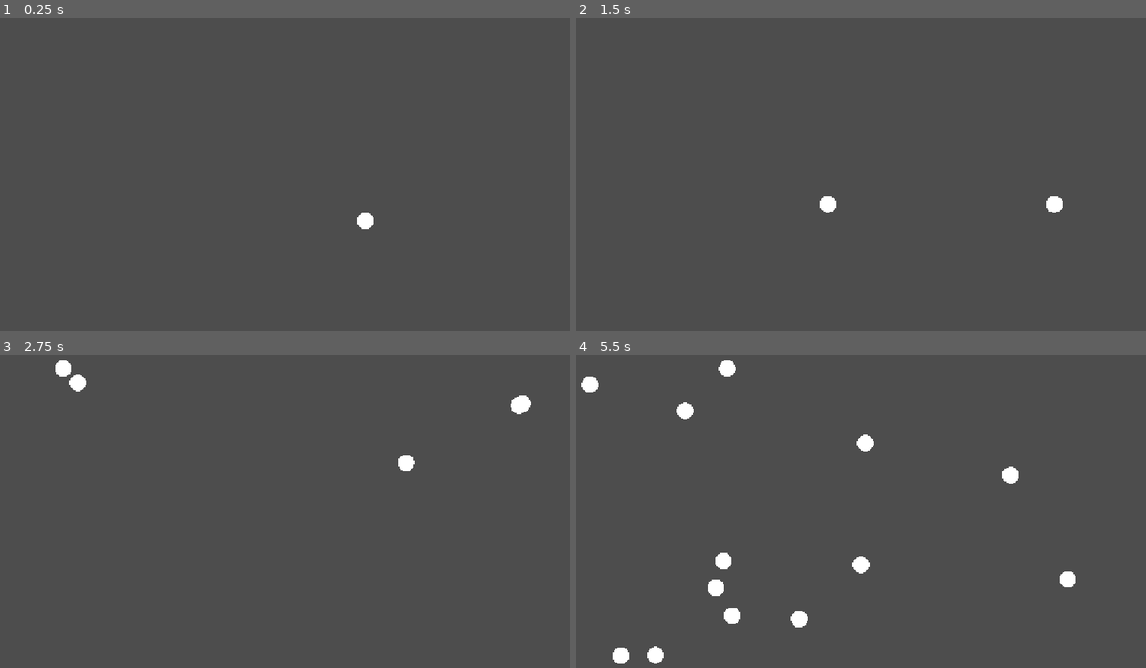
Above: before the commit, frames 1-4 (two rows, left to right).
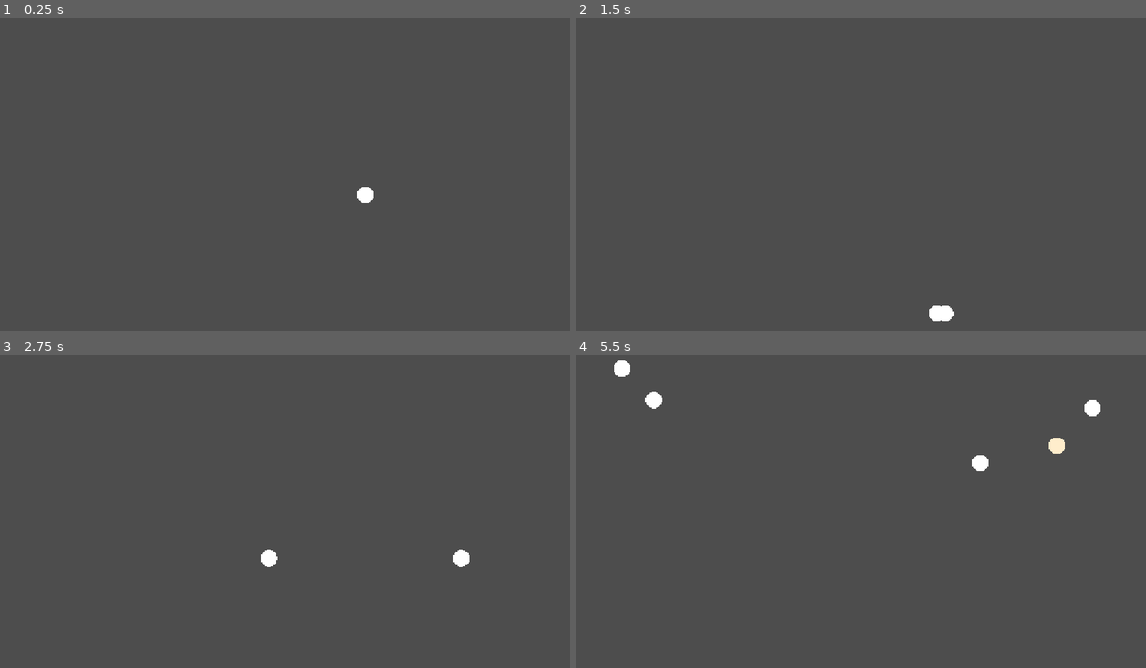
Above: after the commit, the same moments.

Repository: ThisIsSomeone/MusicBox
Game: Godot game, scene res://Scenes/TestZone.tscn
The game is run twice, just before and just after one commit, with the same random seed, the same clock (stepped at 60 frames per second) and the same inputs.
Inputs:
- Up to frame 1 (0.25 s): no input
- Up to frame 2 (1.5 s): no input
- Up to frame 3 (2.75 s): no input
- Up to frame 4 (5.5 s): no input

The runs differ from the first frame. In frame 1, 0.2% of the frame differs, in the area x 62-66%, y 54-68%; in frame 2, 0.4%; in frame 3, 0.8%; in frame 4, 2.2%, in the area x 0-92%, y 1-99%.

Commit message:
this works

Diff:
--- a/Objects/BallBouncesSplitsBetter/BetterBouncing.tscn
+++ b/Objects/BallBouncesSplitsBetterAndPops/BetterBouncing.tscn
@@ -1,6 +1,6 @@
 [gd_scene format=3 uid="uid://cl5h7bl26mh1j"]
 
-[ext_resource type="Script" uid="uid://cak62m1l7klsr" path="res://Objects/BallBouncesSplitsBetter/better_bouncing.gd" id="1_uswgo"]
+[ext_resource type="Script" uid="uid://cak62m1l7klsr" path="res://Objects/BallBouncesSplitsBetterAndPops/better_bouncing.gd" id="1_uswgo"]
 [ext_resource type="Texture2D" uid="uid://5rvlsvxyfiyk" path="res://Assets/Art/Bouncy Ball.png" id="2_65x5v"]
 
 [sub_resource type="CircleShape2D" id="CircleShape2D_ovyhj"]
--- a/Objects/BallBouncesSplitsBetter/better_bouncing.gd
+++ b/Objects/BallBouncesSplitsBetterAndPops/better_bouncing.gd
@@ -3,6 +3,14 @@
 
 @export_category("Ball")
 @export var ball_diameter: float = 20.0
+
+@export_category("Lifetime")
+@export var starting_health: int = 10
+@export var proper_hit_speed: float = 50.0
+
+@export var healthy_color: Color = Color.WHITE
+@export var damaged_color: Color = Color.ORANGE
+@export var critical_color: Color = Color.RED
 
 @export_category("Movement")
 @export var speed: float = 400.0
@@ -22,13 +30,16 @@
 
 
 var split_cooldown: float = 0.0
-
+var health: int
 
 func _ready() -> void:
 	add_to_group("balls")
 
 	if Engine.is_editor_hint():
 		return
+
+	health = starting_health
+	_update_health_color()
 
 	if velocity == Vector2.ZERO:
 		if launch_target != Vector2.ZERO:
@@ -71,7 +82,7 @@
 		_split_ball(collision)
 	else:
 		_bounce_off_wall(collision)
-
+		_consume_bounce()
 
 func _bounce_off_wall(collision: KinematicCollision2D) -> void:
 	velocity = velocity.bounce(
@@ -89,7 +100,6 @@
 		_bounce_off_wall(collision)
 		return
 
-	# Normal points from the other ball toward this ball.
 	var collision_normal := (
 		global_position - other_ball.global_position
 	).normalized()
@@ -97,23 +107,27 @@
 	if collision_normal == Vector2.ZERO:
 		collision_normal = collision.get_normal()
 
-	# Relative velocity along the collision axis.
+	# Calculate relative velocity along the collision axis.
 	var relative_velocity := velocity - other_ball.velocity
 	var velocity_along_normal := relative_velocity.dot(collision_normal)
 
-	# If the balls are already moving apart, don't process
-	# another collision.
+	# Balls are already moving apart.
 	if velocity_along_normal >= 0.0:
 		return
 
-	# Equal-mass, perfectly elastic collision.
-	#
-	# Only exchange the velocity component along the
-	# collision axis. Tangential velocity remains unchanged.
+	# How hard did they actually hit?
+	var impact_speed := -velocity_along_normal
+
+	# Only a meaningful impact damages the balls.
+	if impact_speed >= proper_hit_speed:
+		_consume_bounce()
+		other_ball._consume_bounce()
+
+	# Resolve the collision.
 	velocity -= velocity_along_normal * collision_normal
 	other_ball.velocity += velocity_along_normal * collision_normal
 
-	# Make sure they are no longer overlapping.
+	# Remove any overlap.
 	_separate_from_ball(other_ball, collision_normal)
 
 func _separate_from_ball(
@@ -236,3 +250,30 @@
 			5.0,
 			Color.RED
 		)
+
+func _consume_bounce() -> void:
+	health -= 1
+	_update_health_color()
+
+	if health <= 0:
+		queue_free()
+
+func _update_health_color() -> void:
+	if starting_health <= 0:
+		modulate = critical_color
+		return
+
+	var health_ratio := clampf(
+		float(health) / float(starting_health),
+		0.0,
+		1.0
+	)
+
+	if health_ratio > 0.5:
+		# Healthy → damaged
+		var t := inverse_lerp(1.0, 0.5, health_ratio)
+		modulate = healthy_color.lerp(damaged_color, t)
+	else:
+		# Damaged → critical
+		var t := inverse_lerp(0.5, 0.0, health_ratio)
+		modulate = damaged_color.lerp(critical_color, t)
--- a/Scenes/TestZone.tscn
+++ b/Scenes/TestZone.tscn
@@ -1,6 +1,6 @@
 [gd_scene format=3 uid="uid://db0nx8mstm6pf"]
 
-[ext_resource type="PackedScene" uid="uid://cl5h7bl26mh1j" path="res://Objects/BallBouncesSplitsBetter/BetterBouncing.tscn" id="1_wgfkm"]
+[ext_resource type="PackedScene" uid="uid://cl5h7bl26mh1j" path="res://Objects/BallBouncesSplitsBetterAndPops/BetterBouncing.tscn" id="1_wgfkm"]
 
 [sub_resource type="RectangleShape2D" id="RectangleShape2D_y60u0"]
 size = Vector2(36.75, 588)
@@ -30,6 +30,10 @@
 
 [node name="BetterBouncing" parent="." unique_id=1480765369 instance=ExtResource("1_wgfkm")]
 position = Vector2(730, 313)
-ball_diameter = null
+proper_hit_speed = null
+healthy_color = null
+damaged_color = null
+critical_color = null
+speed = 200.0
 max_balls = 32
 launch_target = Vector2(0, 100)
Renamed: Objects/BallBouncesSplitsBetter/better_bouncing.gd.uid -> Objects/BallBouncesSplitsBetterAndPops/better_bouncing.gd.uid
